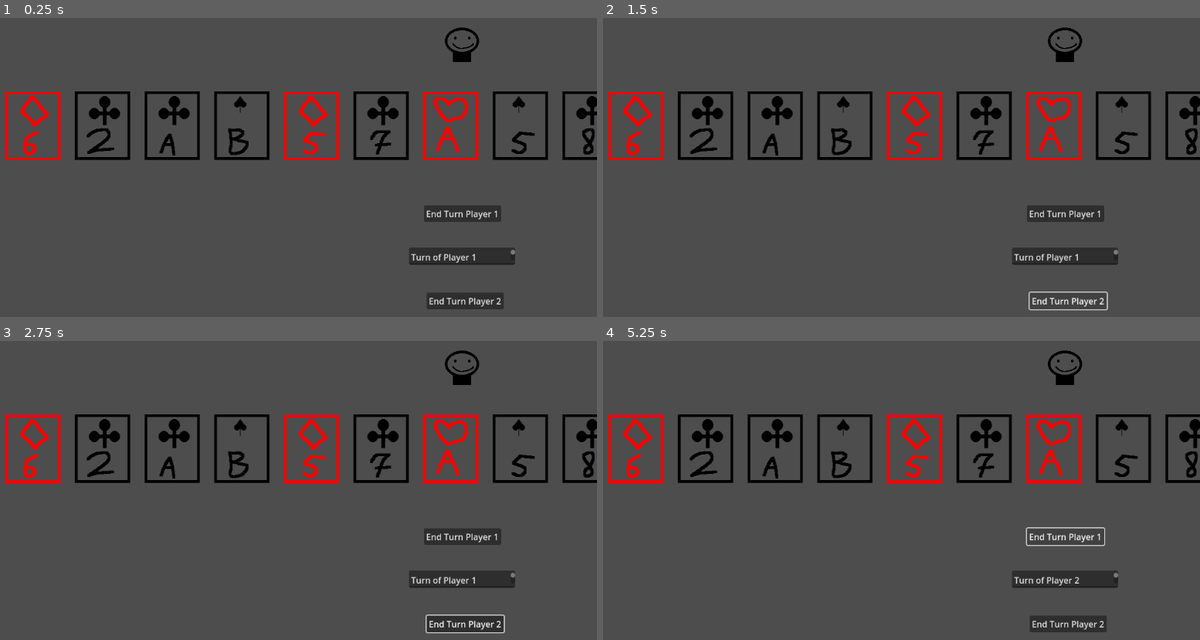
Above: before the commit, frames 1-4 (two rows, left to right).
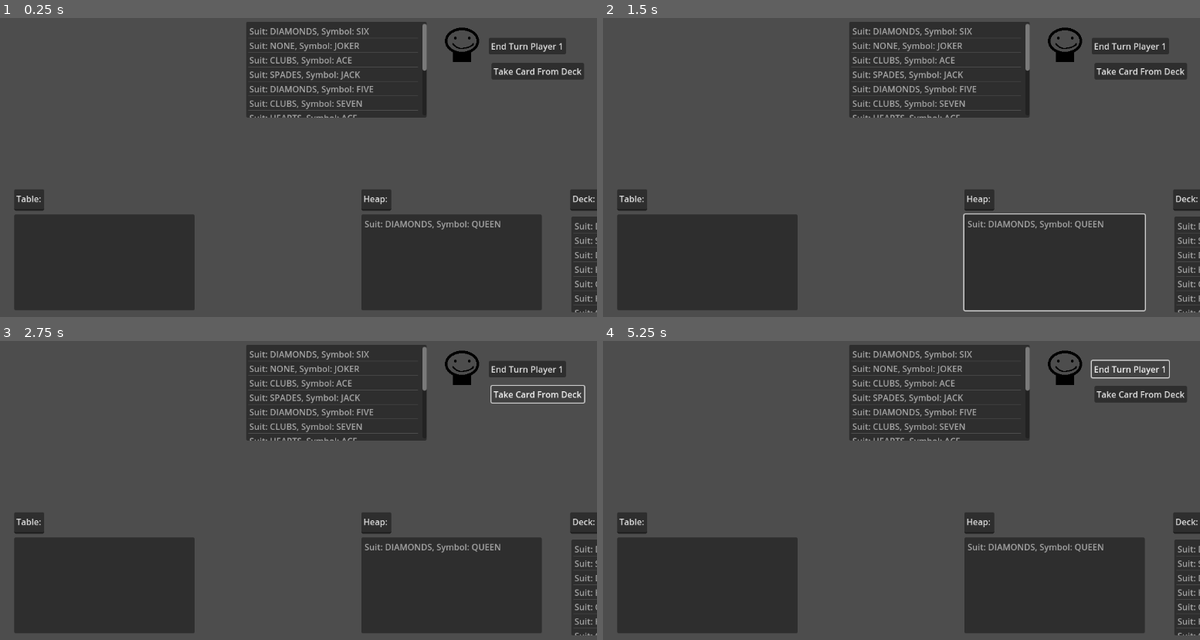
Above: after the commit, the same moments.

Repository: Brentem/JokerRummy
Game: Godot game, scene res://scenes/main.tscn
Two runs of this game, one before a commit and one after it. Both use one fixed random seed, a clock stepped at 60 frames per second and the inputs below.
Inputs (mouse positions are in pixels of both pictures, inside the frame that each line leads up to):
- Up to frame 1 (0.25 s): no input
- Up to frame 2 (1.5 s): click "End Turn Player 1" at 0.5 s; click (1068, 302) at 1.25 s, where only the run before the commit has a clickable "End Turn Player 2"
- Up to frame 3 (2.75 s): click (537, 394) at 2 s, where only the run after the commit has a clickable "Take Card From Deck"
- Up to frame 4 (5.25 s): click "End Turn Player 1" at 2.75 s; click (1068, 625) at 3.5 s, where only the run before the commit has a clickable "End Turn Player 2"; click (1140, 394) at 4.25 s, where only the run after the commit has a clickable "Take Card From Deck"; click "End Turn Player 1" at 5 s

The runs differ from the first frame. In frame 1, 35% of the frame differs, in the area x 0-100%, y 1-99%; in frame 2, 35%; in frame 3, 35%; in frame 4, 35%.

Commit message:
Turn system 2 (#3)
* Possible to get card from deck.

* Restructured node tree

* Player can throw card on heap.

* Working on laying out cards on table.

Should probably create state machine to make code more clean.

* Possible to lay some cards on 'table'.

Diff:
--- a/project/scenes/main.tscn
+++ b/project/scenes/main.tscn
@@ -10,32 +10,142 @@
 [node name="TurnSystem" type="Node" parent="."]
 script = ExtResource("2_t2eeq")
 
+[node name="Text" type="Node" parent="."]
+
+[node name="HeapText" type="TextEdit" parent="Text"]
+offset_left = 712.0
+offset_top = 320.0
+offset_right = 768.0
+offset_bottom = 360.0
+text = "Heap:"
+
+[node name="DeckText" type="TextEdit" parent="Text"]
+offset_left = 1102.0
+offset_top = 320.0
+offset_right = 1158.0
+offset_bottom = 360.0
+text = "Deck:"
+
+[node name="TurnText" type="TextEdit" parent="Text"]
+offset_left = 1522.0
+offset_top = 414.0
+offset_right = 1720.0
+offset_bottom = 446.0
+text = "Turn of"
+
+[node name="TableText" type="TextEdit" parent="Text"]
+anchors_preset = -1
+anchor_right = 0.014
+anchor_bottom = 0.025
+offset_left = 64.0
+offset_top = 320.0
+offset_right = 103.872
+offset_bottom = 343.8
+text = "Table:"
+
+[node name="Buttons" type="Node" parent="."]
+
+[node name="TurnButton1" type="Button" parent="Buttons"]
+offset_left = 950.0
+offset_top = 37.0
+offset_right = 1094.0
+offset_bottom = 68.0
+text = "End Turn Player 1"
+
+[node name="TurnButton2" type="Button" parent="Buttons"]
+offset_left = 962.0
+offset_top = 883.0
+offset_right = 1106.0
+offset_bottom = 914.0
+text = "End Turn Player 2"
+
+[node name="DeckButton1" type="Button" parent="Buttons"]
+offset_left = 955.0
+offset_top = 84.0
+offset_right = 1128.0
+offset_bottom = 115.0
+text = "Take Card From Deck"
+
+[node name="DeckButton2" type="Button" parent="Buttons"]
+offset_left = 962.0
+offset_top = 928.0
+offset_right = 1135.0
+offset_bottom = 959.0
+text = "Take Card From Deck"
+
+[node name="HeapButton1" type="Button" parent="Buttons"]
+offset_left = 1158.0
+offset_top = 37.0
+offset_right = 1331.0
+offset_bottom = 68.0
+text = "Put card on heap"
+
+[node name="HeapButton2" type="Button" parent="Buttons"]
+offset_left = 1158.0
+offset_top = 883.0
+offset_right = 1331.0
+offset_bottom = 914.0
+text = "Put card on heap"
+
+[node name="TableButton1" type="Button" parent="Buttons"]
+offset_left = 1158.0
+offset_top = 84.0
+offset_right = 1307.0
+offset_bottom = 115.0
+text = "Lay cards on table"
+
+[node name="TableButton2" type="Button" parent="Buttons"]
+offset_left = 1158.0
+offset_top = 928.0
+offset_right = 1307.0
+offset_bottom = 959.0
+text = "Lay cards on table"
+
+[node name="ItemLists" type="Node" parent="."]
+
+[node name="DeckList" type="ItemList" parent="ItemLists"]
+offset_left = 1104.0
+offset_top = 371.0
+offset_right = 1441.0
+offset_bottom = 550.0
+
+[node name="HeapList" type="ItemList" parent="ItemLists"]
+offset_left = 712.0
+offset_top = 367.0
+offset_right = 1049.0
+offset_bottom = 546.0
+
+[node name="PlayerOneList" type="ItemList" parent="ItemLists"]
+offset_left = 497.0
+offset_top = 7.0
+offset_right = 834.0
+offset_bottom = 186.0
+select_mode = 1
+
+[node name="PlayerTwoList" type="ItemList" parent="ItemLists"]
+offset_left = 488.0
+offset_top = 788.0
+offset_right = 825.0
+offset_bottom = 967.0
+select_mode = 1
+
+[node name="TableList" type="ItemList" parent="ItemLists"]
+offset_left = 64.0
+offset_top = 367.0
+offset_right = 401.0
+offset_bottom = 546.0
+
 [node name="Player1" parent="." instance=ExtResource("3_a3nih")]
 position = Vector2(900, 50)
 
 [node name="Player2" parent="." instance=ExtResource("3_a3nih")]
 position = Vector2(900, 900)
 
-[node name="Button1" type="Button" parent="."]
-offset_left = 829.0
-offset_top = 350.0
-offset_right = 973.0
-offset_bottom = 381.0
-text = "End Turn Player 1"
-
-[node name="Button2" type="Button" parent="."]
-offset_left = 834.0
-offset_top = 513.0
-offset_right = 978.0
-offset_bottom = 544.0
-text = "End Turn Player 2"
-
-[node name="TextEdit" type="TextEdit" parent="."]
-offset_left = 801.0
-offset_top = 429.0
-offset_right = 999.0
-offset_bottom = 461.0
-text = "Turn of"
-
-[connection signal="pressed" from="Button1" to="." method="_on_button_pressed" binds= [0]]
-[connection signal="pressed" from="Button2" to="." method="_on_button_pressed" binds= [1]]
+[connection signal="pressed" from="Buttons/TurnButton1" to="." method="_on_turn_button_pressed" binds= [0]]
+[connection signal="pressed" from="Buttons/TurnButton2" to="." method="_on_turn_button_pressed" binds= [1]]
+[connection signal="pressed" from="Buttons/DeckButton1" to="." method="_on_action_button_pressed" binds= ["DeckButton", 0]]
+[connection signal="pressed" from="Buttons/DeckButton2" to="." method="_on_action_button_pressed" binds= ["DeckButton", 1]]
+[connection signal="pressed" from="Buttons/HeapButton1" to="." method="_on_action_button_pressed" binds= ["HeapButton", 0]]
+[connection signal="pressed" from="Buttons/HeapButton2" to="." method="_on_action_button_pressed" binds= ["HeapButton", 1]]
+[connection signal="pressed" from="Buttons/TableButton1" to="." method="_on_action_button_pressed" binds= ["TableButton", 0]]
+[connection signal="pressed" from="Buttons/TableButton2" to="." method="_on_action_button_pressed" binds= ["TableButton", 1]]
--- a/project/scripts/card.gd
+++ b/project/scripts/card.gd
@@ -10,6 +10,7 @@
 var _suit = Suit.NONE
 var _symbol = Symbol.NONE
 
+# TODO: This functions is not used currently.
 func SetCardType(cardInfo: CardInfo):
 	_suit = cardInfo._suit
 	_symbol = cardInfo._symbol
--- a/project/scripts/card_types.gd
+++ b/project/scripts/card_types.gd
@@ -31,3 +31,5 @@
 class CardInfo:
 	var _suit : Suit = Suit.NONE
 	var _symbol : Symbol = Symbol.NONE
+	func _to_string() -> String:
+		return "Suit: " + Suit.keys()[_suit] + ", Symbol: " + Symbol.keys()[_symbol]
--- a/project/scripts/deck.gd
+++ b/project/scripts/deck.gd
@@ -7,6 +7,7 @@
 const Symbol = CardTypes.Symbol
 
 var _deckElements : Array[CardInfo]= []
+var _elementTaken : bool = false;
 
 func _init():
 	for i in 2:
@@ -27,4 +28,5 @@
 	_deckElements.shuffle()
 
 func GetCardFromDeck() -> CardInfo:
+	_elementTaken = true;
 	return _deckElements.pop_back()
--- a/project/scripts/main.gd
+++ b/project/scripts/main.gd
@@ -1,25 +1,124 @@
 extends Node2D
 
 const CardInfo = CardTypes.CardInfo
+const Suit = CardTypes.Suit
+const Symbol = CardTypes.Symbol
 
 const cardOffset := 150
 
+const DeckButton := "DeckButton"
+const HeapButton := "HeapButton"
+const TableButton := "TableButton"
+
 var deck : Deck = Deck.new()
+var playerList : Array[ItemList] = []
+var playerCards := []
+var heapCards : Array[CardInfo] = []
+var tableCards : Array[CardInfo] = []
+var loadLists : bool = false
 
 # Called when the node enters the scene tree for the first time.
 func _ready():
-	var cardOnePosition := Vector2(-800, 150)
-	var cardTwoPosition := Vector2(-800, -150)
+	playerList.append($ItemLists/PlayerOneList)
+	playerList.append($ItemLists/PlayerTwoList)
+
+	var test : Array[CardInfo] = []
+	playerCards.append(test.duplicate(true))
+	playerCards.append(test.duplicate(true))
 
 	for i in 13:
-		$Player1.AddCard(deck.GetCardFromDeck(), cardOnePosition)
-		$Player2.AddCard(deck.GetCardFromDeck(), cardTwoPosition)
-		cardOnePosition.x += 130
-		cardTwoPosition.x += 130
+		playerCards[0].append(deck.GetCardFromDeck())
+		playerCards[1].append(deck.GetCardFromDeck())
+
+	heapCards.append(deck.GetCardFromDeck())
+	loadLists = true
 
 # Called every frame. 'delta' is the elapsed time since the previous frame.
 func _process(delta):
-	pass
+	if loadLists:
+		loadLists = false
+		for i in $TurnSystem.players.size():
+			playerList[i].clear()
+			for j in playerCards[i].size():
+				playerList[i].add_item(playerCards[i][j].to_string())
 
-func _on_button_pressed(extra_arg_0: int) -> void:
-	$TurnSystem.SwitchTurns(extra_arg_0)
+		$ItemLists/HeapList.clear()
+		for item in heapCards:
+			$ItemLists/HeapList.add_item(item.to_string())
+
+		$ItemLists/TableList.clear()
+		for item in tableCards:
+			$ItemLists/TableList.add_item(item.to_string())
+
+	for i in $TurnSystem.players.size():
+		if $TurnSystem.players[i].takingCardFromDeck:
+			playerCards[i].append(deck.GetCardFromDeck())
+			loadLists = true
+			$TurnSystem.players[i].actionTaken = true
+			$TurnSystem.players[i].takingCardFromDeck = false
+		elif $TurnSystem.players[i].puttingCardOnHeap:
+			var id := playerCardSelected(i)
+			var card : CardInfo = playerCards[i].pop_at(id)
+			heapCards.append(card)
+			loadLists = true
+			$TurnSystem.players[i].puttingCardOnHeap = false
+			$TurnSystem.players[i].allowedToPassTurn = true
+		elif $TurnSystem.players[i].layingCardsOnTable:
+			var ids := playerCardsSelected(i)
+			for id in ids:
+				tableCards.append(createCardInfoCopy(playerCards[i][id]))
+				playerCards[i][id]._suit = Suit.NONE
+				playerCards[i][id]._symbol = Symbol.NONE
+			var count := 0
+			for id in ids:
+				playerCards[i].remove_at(id - count)
+				count += 1
+			$TurnSystem.players[i].layingCardsOnTable = false
+			$TurnSystem.players[i].actionTaken = true
+			loadLists = true
+
+	if deck._elementTaken:
+		deck._elementTaken = false
+		$ItemLists/DeckList.clear()
+		for element in deck._deckElements:
+			$ItemLists/DeckList.add_item(element.to_string());
+
+func _on_turn_button_pressed(id: int) -> void:
+	$TurnSystem.SwitchTurns(id)
+
+func _on_action_button_pressed(button_type: String, id: int) -> void:
+	if button_type == DeckButton:
+		$TurnSystem.DeckAction(id)
+	elif button_type == HeapButton:
+		$TurnSystem.HeapAction(id)
+	elif button_type == TableButton:
+		$TurnSystem.TableAction(id)
+
+func playerCardSelected(playerId: int) -> int:
+	var count := 0
+	var val := 0
+
+	for i in playerList[playerId].item_count:
+		if playerList[playerId].is_selected(i):
+			count += 1
+			val = i
+
+	if (count > 1) || (count == 0):
+		return -1
+
+	return val
+
+func playerCardsSelected(playerId:) -> Array[int]:
+	var val : Array[int] = []
+
+	for i in playerList[playerId].item_count:
+		if playerList[playerId].is_selected(i):
+			val.append(i)
+
+	return val
+
+func createCardInfoCopy(src: CardInfo) -> CardInfo:
+	var dest := CardInfo.new()
+	dest._suit = src._suit
+	dest._symbol = src._symbol
+	return dest
--- a/project/scripts/player.gd
+++ b/project/scripts/player.gd
@@ -8,7 +8,12 @@
 const Suit = CardTypes.Suit
 const Symbol = CardTypes.Symbol
 
-var hasTurn : bool = false;
+var takingCardFromDeck : bool = false
+var puttingCardOnHeap : bool = false
+var layingCardsOnTable : bool = false
+var actionTaken : bool = false
+var allowedToPassTurn : bool = false
+var hasTurn : bool = false
 
 # Called when the node enters the scene tree for the first time.
 func _ready() -> void:
@@ -18,6 +23,7 @@
 func _process(delta: float) -> void:
 	pass
 
+# NOTE: This functions is not used currently.
 func AddCard(cardInfo: CardInfo, position: Vector2) -> void:
 	var card = card_scene.instantiate()
 	card.SetCardType(cardInfo)
--- a/project/scripts/turn_system.gd
+++ b/project/scripts/turn_system.gd
@@ -3,9 +3,6 @@
 const stringBase: String = "Turn of "
 const player1Base: String = "Player 1"
 const player2Base: String = "Player 2"
-
-var player1Turn: bool = true
-var player2Turn: bool = false
 
 var players : Array[Player] = []
 var playerStrings : Array[String] = ["Player 1", "Player 2"]
@@ -20,18 +17,47 @@
 func _process(delta: float) -> void:
 	for i in players.size():
 		if players[i].hasTurn:
-			$"../TextEdit".text = stringBase + playerStrings[i]
+			$"../Text/TurnText".text = stringBase + playerStrings[i]
 
 func SwitchTurns(id: int) -> void:
 	if id >= players.size():
 		return
 
-	if players[id].hasTurn:
+	if players[id].hasTurn and players[id].allowedToPassTurn:
 		for player in players:
 			player.hasTurn = false
+			player.actionTaken = false
+			player.allowedToPassTurn = false
 
 		var index := id + 1
 		if index == players.size():
 			index = 0
 
 		players[index].hasTurn = true
+
+func DeckAction(id: int) -> void:
+	var player := players[id]
+
+	if player.actionTaken and player.hasTurn:
+		return
+
+	player.takingCardFromDeck = true
+
+func HeapAction(id: int) -> void:
+	var player := players[id]
+
+	if !player.actionTaken and player.hasTurn:
+		return
+
+	if player.allowedToPassTurn:
+		return
+
+	player.puttingCardOnHeap = true
+
+func TableAction(id: int) -> void:
+	var player := players[id]
+
+	if player.actionTaken and player.hasTurn:
+		return
+
+	player.layingCardsOnTable = true
Binary file removed: project/assets/card.png
Not shown, removed: project/assets/card.png.import
